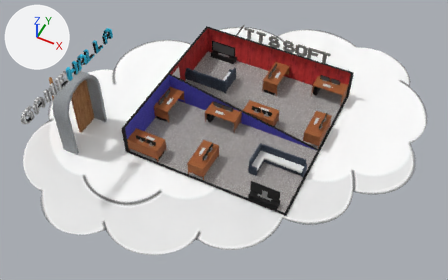
One commit to the COLLADA model Assets/Prefabs/Bureau_2_joueurs.dae: the scene before it, then after it.
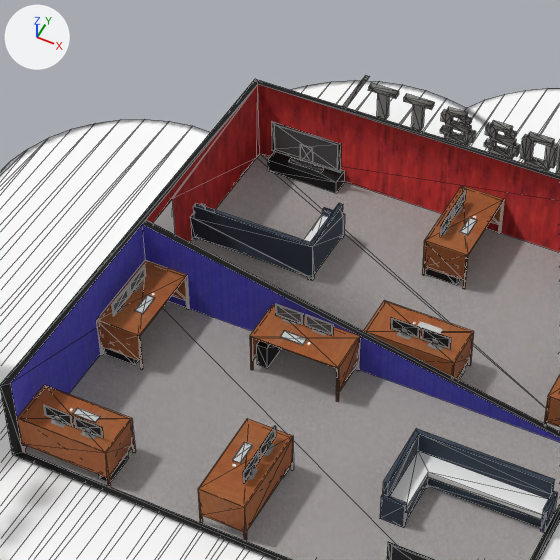
There are two pictures of each version: one whole from a camera (50 mm lens) standing at (15.85, -19.08, 27.97) and looking at (5.01, 2.58, 0.88), one close up on the part from 27% to 69% of the width and 0% to 67% of the height. The lights are fixed; the arrows at upper left show +X, +Y and +Z. The close-ups show mesh edges as thin lines. Where no turn or scale is listed for an object, it has been applied to the vertices.

Names of what the first close-up shows: 'Composant_6', 'Composant_6.001', 'SketchUp', '__TTS_SOFT', 'group_0', 'group_12', 'group_13', 'group_15', 'group_22', 'group_3', 'group_5', 'group_9'.
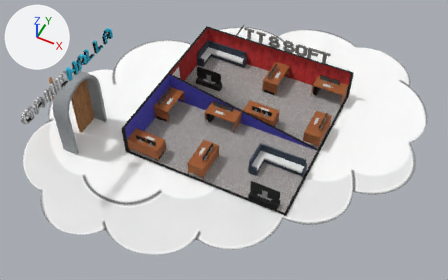
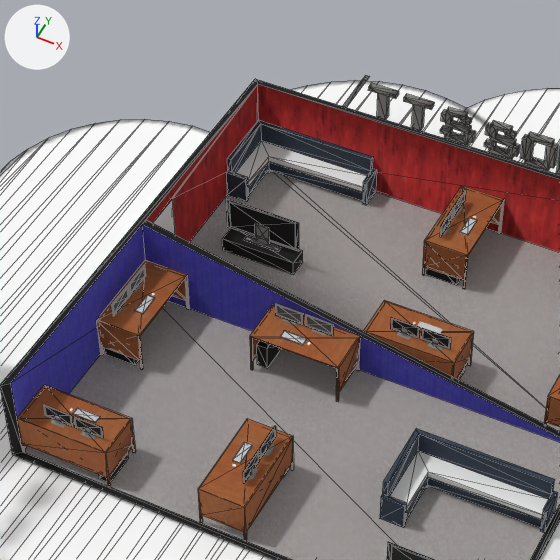
ob_composant_7 is not drawn itself; it is the parent of ob_composant_6, ob_groupe_3, ob_composant_2.

Pixel boxes (x1, y1, x2, y2) of what changed, in the close-ups (560 x 560 px):
'Composant_6', moved, turned
    before: (190, 203, 345, 281)
    after: (226, 120, 377, 205)
'group_22', moved, turned
    before: (271, 121, 341, 173)
    after: (226, 198, 299, 252)
'Groupe_3', moved, turned
    before: (268, 151, 345, 193)
    after: (223, 229, 303, 275)
'group_23', moved, turned
    before: (289, 158, 324, 172)
    after: (244, 223, 281, 252)

What the commit changed:
Object 'Composant_7' (ob_composant_7) moves from (0.449, 7.361, 0.0) to (2.508, 9.71, 0.0).
Object 'Composant_7' (ob_composant_7) turns from (0, 0, 0) to (0, 0, -180) degrees about x, y and z.
